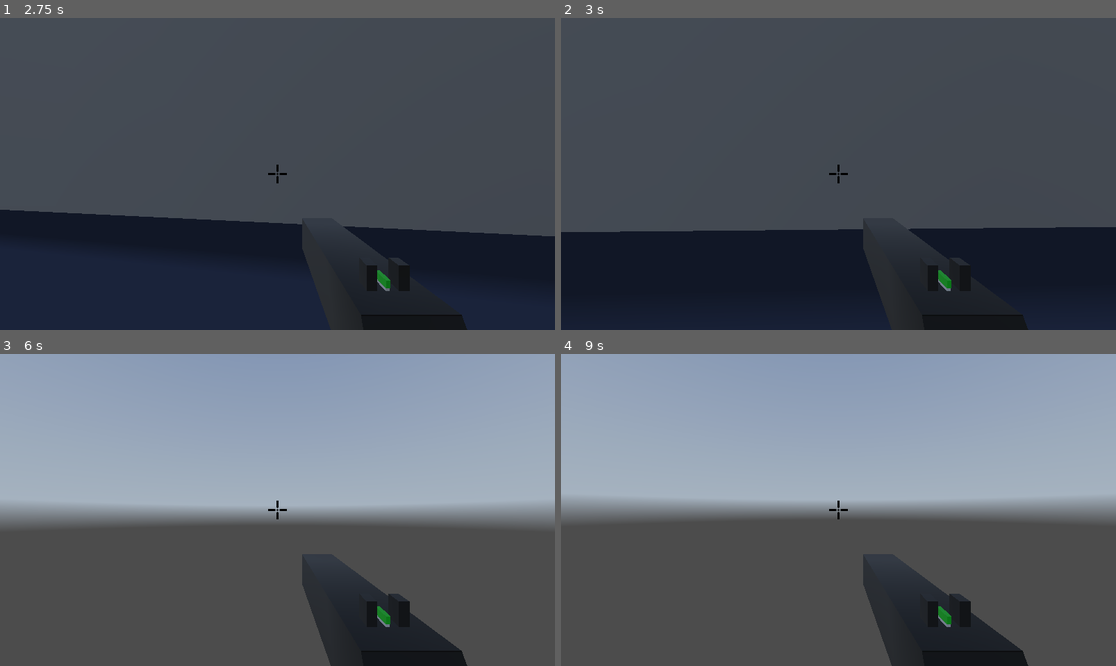
Above: before the commit, frames 1-4 (two rows, left to right).
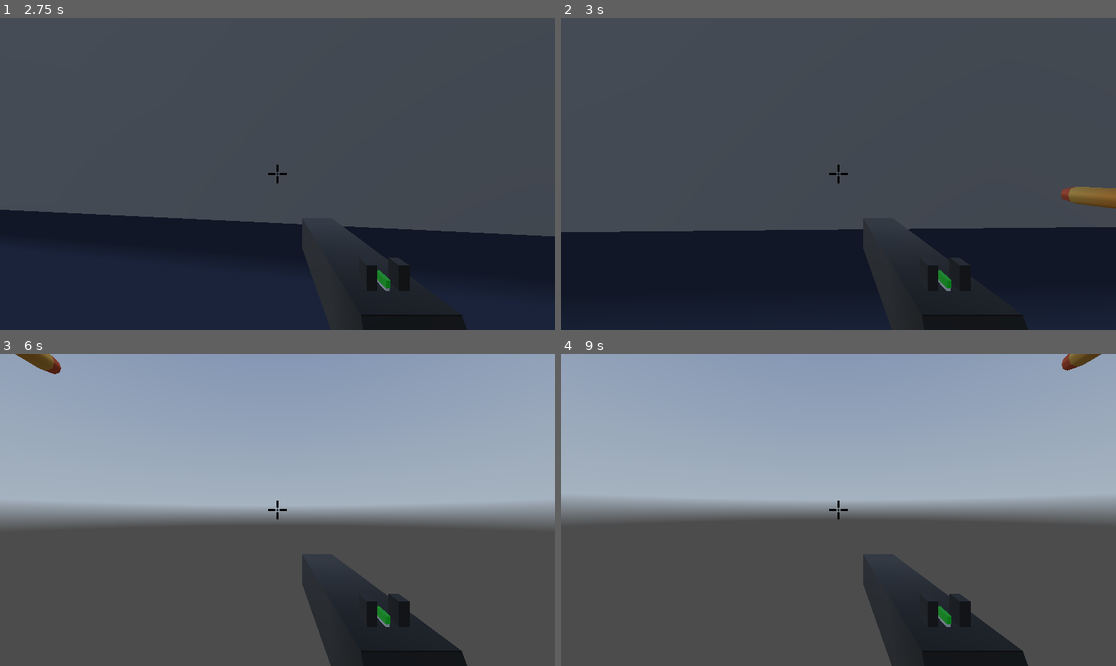
Above: after the commit, the same moments.

Repository: IgorMianowany/LooterShooterScooter
Game: Godot game, scene res://world.tscn
Same seed, same stepped clock (60 frames per second), same inputs: the game is played once before the commit and once after it. The engine's default icon, where the game draws it, is replaced by a stand-in: a white triangle on a blue panel in a dark square. A sky picture missing from this copy of the repository is replaced by a grey-blue gradient.
Inputs (mouse positions are in pixels of both pictures, inside the frame that each line leads up to):
- Up to frame 1 (2.75 s): tap Enter at 0.5 s; move the mouse to (271, 180) at 0.52 s; press the mouse at (271, 180) at 0.53 s; hold W (forward) from 0.53 s (still down); tap Space (jump) at 0.77, 1.52 s; move the mouse to (316, 177) at 1.27 s; release the mouse at (316, 177) at 1.28 s; click (316, 177) at 1.35 s; move the mouse to (233, 170) at 2.02 s; press the mouse at (233, 170) at 2.03 s
- Up to frame 2 (3 s): move the mouse to (844, 174) at 2.77 s; release W (forward) at 2.78 s; release the mouse at (844, 174) at 2.78 s; hold A (left) from 2.78 s (still down); click (844, 174) at 2.85 s
- Up to frame 3 (6 s): tap Space (jump) at 3.02, 3.5, 3.77, 4.52, 5 s; move the mouse to (255, 503) at 3.52 s; release A (left) at 3.53 s; press the mouse at (255, 503) at 3.53 s; hold W (forward) 3.53-5.78 s; tap R (reload) at 4.15 s; tap Enter at 4.25, 5.75 s; move the mouse to (305, 510) at 4.27 s; release the mouse at (305, 510) at 4.28 s; click (305, 510) at 4.35 s; move the mouse to (249, 510) at 5.02 s; press the mouse at (249, 510) at 5.03 s; move the mouse to (288, 503) at 5.77 s; release the mouse at (288, 503) at 5.78 s; hold D (right) from 5.78 s (still down); click (288, 503) at 5.85 s
- Up to frame 4 (9 s): tap Space (jump) at 6.02, 6.5, 6.77, 7.52 s; move the mouse to (832, 516) at 6.52 s; release D (right) at 6.53 s; press the mouse at (832, 516) at 6.53 s; hold W (forward) 6.53-8.78 s; move the mouse to (877, 513) at 7.27 s; release the mouse at (877, 513) at 7.28 s; click (877, 513) at 7.35 s; move the mouse to (794, 506) at 8.02 s; press the mouse at (794, 506) at 8.03 s; move the mouse to (844, 510) at 8.77 s; release the mouse at (844, 510) at 8.78 s; hold A (left) from 8.78 s (still down); click (844, 510) at 8.85 s

Frame 1 is identical in both runs. In frame 2, 0.5% of the frame differs, in the area x 90-100%, y 54-62%; in frame 3, 0.3%; in frame 4, 0.2%.
Error before the commit: Invalid call. Nonexistent function '_reload' in base 'Nil'. (res://weapon.gd:14)
Error after the commit: Invalid call. Nonexistent function '_reload' in base 'Nil'. (res://weapon.gd:15)

Commit message:
added shooting

Diff:
--- /dev/null
+++ b/bullet.gd
@@ -0,0 +1,20 @@
+class_name Bullet
+extends Node3D
+
+var lifetime : float = 5
+var speed : float = 10
+var direction : Vector3
+
+
+# Called when the node enters the scene tree for the first time.
+func _ready() -> void:
+	set_as_top_level(true)
+	direction = Vector3(0,0,1)
+
+
+# Called every frame. 'delta' is the elapsed time since the previous frame.
+func _process(delta: float) -> void:
+	global_position += direction * speed * delta
+	lifetime -= delta
+	if lifetime < 0:
+		queue_free()
--- a/bullet.tscn
+++ b/bullet.tscn
@@ -1,6 +1,24 @@
-[gd_scene load_steps=2 format=3 uid="uid://b24gmq2074ord"]
+[gd_scene load_steps=5 format=3 uid="uid://b24gmq2074ord"]
 
 [ext_resource type="PackedScene" uid="uid://cxfl200titaiy" path="res://models/Blaster and stuff/bullet-foam-tip.glb" id="1_v7oki"]
+[ext_resource type="Script" uid="uid://cqe7i3i4du872" path="res://bullet.gd" id="2_t4vbm"]
+[ext_resource type="Script" uid="uid://erenfrs60nsh" path="res://hitbox.gd" id="2_v8qja"]
+
+[sub_resource type="CapsuleShape3D" id="CapsuleShape3D_v7oki"]
+radius = 0.0148427
+height = 0.0694954
 
 [node name="Bullet" instance=ExtResource("1_v7oki")]
-transform = Transform3D(-4.37114e-08, 1, 0, -1, -4.37114e-08, 0, 0, 0, 1, 0, 0, 0)
+transform = Transform3D(15, 0, 0, 0, -6.55671e-07, 15, 0, -15, -6.55671e-07, 0, 0, 0)
+script = ExtResource("2_t4vbm")
+
+[node name="Hitbox" type="Area3D" parent="." index="1"]
+transform = Transform3D(1, 0, 0, 0, 1, 0, 0, 0, 1, 1.24242e-10, -0.00284234, -0.00024116)
+collision_layer = 256
+collision_mask = 0
+monitoring = false
+script = ExtResource("2_v8qja")
+
+[node name="CollisionShape3D" type="CollisionShape3D" parent="Hitbox" index="0"]
+transform = Transform3D(1, 0, 0, 0, 1, 0, 0, 0, 1, -1.46797e-09, 0.0335833, 0)
+shape = SubResource("CapsuleShape3D_v7oki")
--- /dev/null
+++ b/hitbox.gd
@@ -0,0 +1,6 @@
+class_name Hitbox
+extends Area3D
+
+@export var damage : float = 10
+var hits : int = 0
+var max_hits : int = 1
--- a/pistol.gd
+++ b/pistol.gd
@@ -2,14 +2,21 @@
 extends Weapon
 
 var shot : bool = false
+var bullet_scene := preload("res://bullet.tscn")
 
 func _ready() -> void:
 	stop_shooting.connect(handle_stop_shooting)
 	active = true
+	bullet_spawn = $Marker3D
 
 func _shoot():
 	if not shot:
 		shot = true
+		var bullet : Bullet = bullet_scene.instantiate()
+		add_child(bullet)
+		bullet.direction = Vector3(0, bullet_spawn.global_position.y, 0).direction_to(bullet_spawn.global_position)
+		bullet.global_position = bullet_spawn.global_position
+
 
 func handle_stop_shooting():
 	shot = false
--- a/pistol.tscn
+++ b/pistol.tscn
@@ -5,7 +5,12 @@
 [ext_resource type="PackedScene" uid="uid://c0tcpbkoxywqv" path="res://models/weapons/Gun.glb" id="2_bttkv"]
 
 [node name="Pistol" instance=ExtResource("1_08c3m")]
+transform = Transform3D(-1, 0, 8.74228e-08, 0, 1, 0, -8.74228e-08, 0, -1, 0, 0, 0)
 script = ExtResource("2_6e3nq")
 
 [node name="Gun" parent="." index="0" instance=ExtResource("2_bttkv")]
 transform = Transform3D(-0.1, 0, -8.74228e-09, 0, 0.1, 0, 8.74228e-09, 0, -0.1, 0, 0, 0)
+
+[node name="Marker3D" type="Marker3D" parent="." index="1"]
+transform = Transform3D(1, 0, 0, 0, 1, 0, 0, 0, 1, -0.0297805, 0.208566, -1.05789)
+gizmo_extents = 1.06
--- a/player.tscn
+++ b/player.tscn
@@ -43,5 +43,6 @@
 script = ExtResource("3_2hs0m")
 
 [node name="Pistol" parent="Camera3D/WeaponsBackpack" index="0" instance=ExtResource("5_2hs0m")]
+transform = Transform3D(1, 0, 0, 0, 1, 0, 0, 0, 1, 0, 0, 0)
 
 [node name="PlayerUI" parent="." index="4" instance=ExtResource("3_i3pqv")]
--- a/project.godot
+++ b/project.godot
@@ -61,3 +61,5 @@
 [layer_names]
 
 3d_render/layer_8="Player"
+3d_physics/layer_9="hitbox"
+3d_physics/layer_10="hurtbox"
--- a/weapon.gd
+++ b/weapon.gd
@@ -2,6 +2,7 @@
 extends Node3D
 
 var active : bool = false
+var bullet_spawn : Marker3D
 
 signal start_shooting
 signal stop_shooting
Not shown, added: bullet.gd.uid
Not shown, added: hitbox.gd.uid
